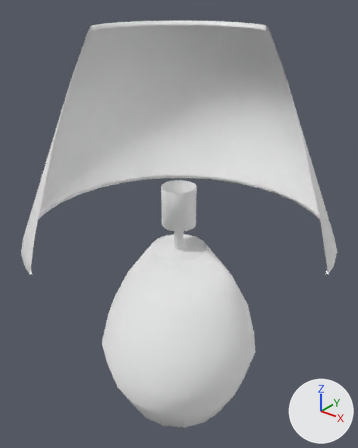
The glTF model BLENDER/Lamp.glb as it was, and as the next commit left it.
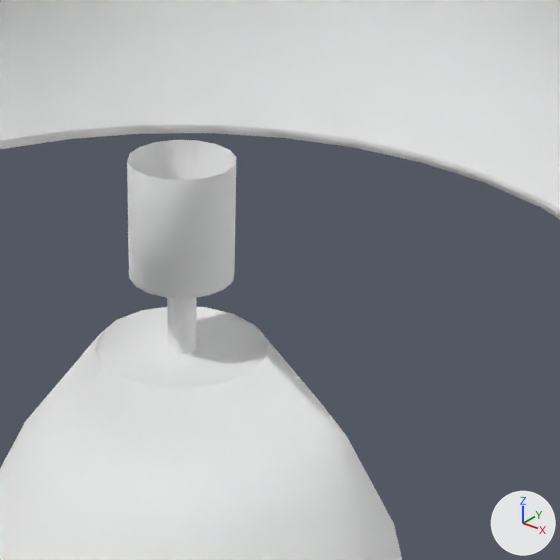
The first picture shows the older version from a 50 mm lens placed at (-13.1, -46.99, 23.73), pointed at (-28.4, -27.86, 11.87). The close-ups show the older and then the newer version on the part from 33% to 84% of the width and 30% to 71% of the height of that picture. Only the edits that show in the close-ups are written down. The lights are fixed; the arrows at lower right show +X, +Y and +Z. Everything nearer to the camera than a plane just in front of the edit is cut away. Where no turn or scale is listed for an object, it has been applied to the vertices.

Objects in the first close-up: 'Lamp_base', 'Lampholder', 'Lampshade'.
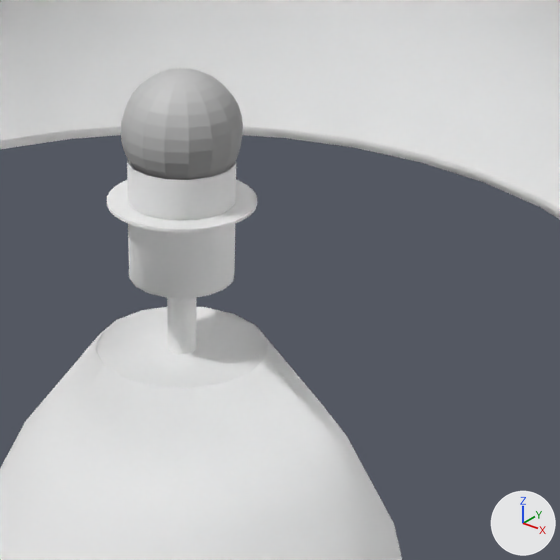
The newer file is also rescaled (x0.3), turned or shifted as a whole; pictures and numbers use the older file's frame.

The change, as a diff of the scene's bpy script:
```diff
--- a/BLENDER/Lamp.glb.py
+++ b/BLENDER/Lamp.glb.py
@@ mat_lampstrings_material @@
+mat_lampstrings_material = principled_material('Lampstrings_material')
+mat_lampstrings_material.base_color = (1.0, 1.0, 1.0)  # white #ffffff
+mat_lampstrings_material.metallic = 1.0
+mat_lampstrings_material.roughness = 1.0
@@ me_lampstrings @@
+me_lampstrings.from_pydata(...)  # 128 vertices, 192 faces; spans x -1.29..1.29, y -1.29..1.29, z 1.29..1.34
+me_lampstrings.materials.append(mat_lampstrings_material)  # white #ffffff
@@ me_sphere_001 @@
+me_sphere_001.from_pydata(...)  # a UV sphere (16 segments, 16 rings, poles along z) spanning x -1.03..1.03, y -1.03..1.03, z -1.03..1.03
@@ ob_lampstrings @@
+ob_lampstrings = bpy.data.objects.new('Lampstrings', me_lampstrings)
+ob_lampstrings.location = (-28.18, -28.15, 12.16)
@@ ob_lamp_bulb @@
+ob_lamp_bulb = bpy.data.objects.new('Lamp_Bulb', me_sphere_001)
+ob_lamp_bulb.location = (-28.18, -28.15, 14.74)
```

Pixel boxes [x1, y1, x2, y2] of what changed, in the close-ups (560 x 560 px):
'Lamp_Bulb', added: after [120, 68, 243, 180]
'Lampstrings', added: after [107, 180, 257, 232]
